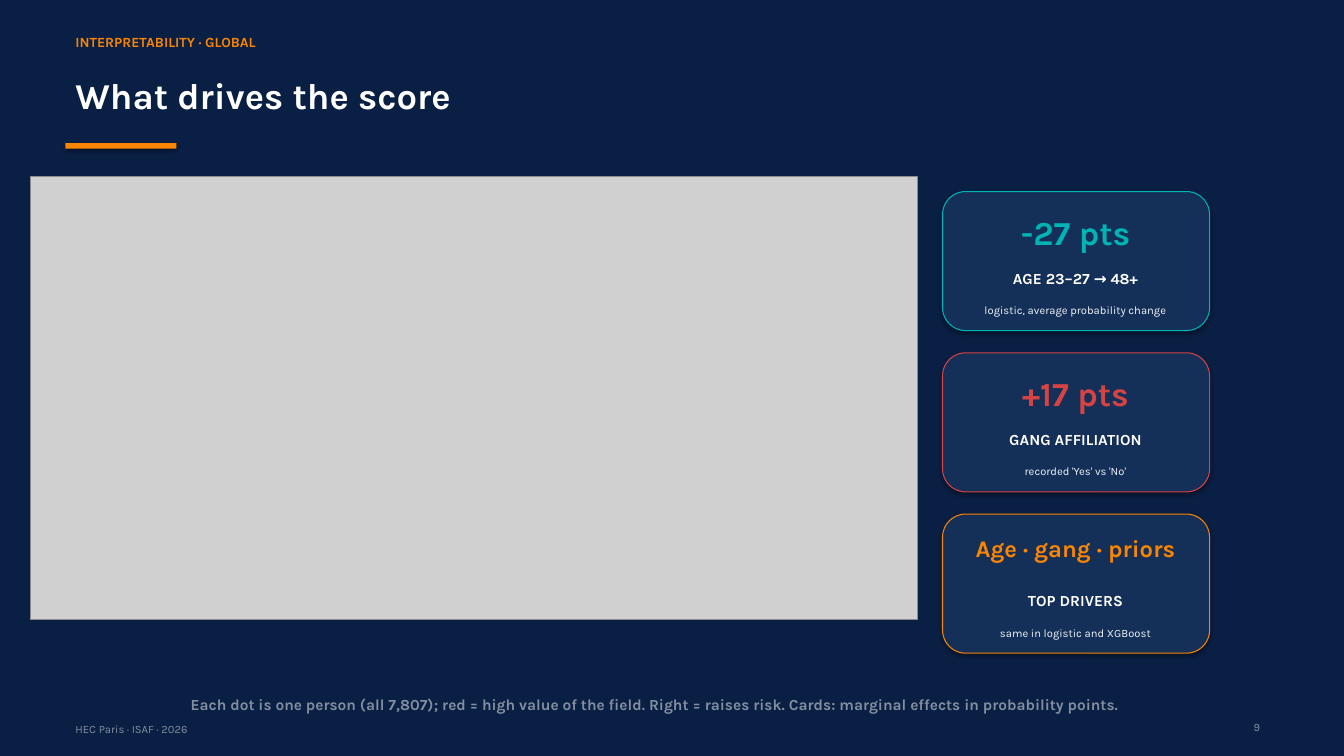
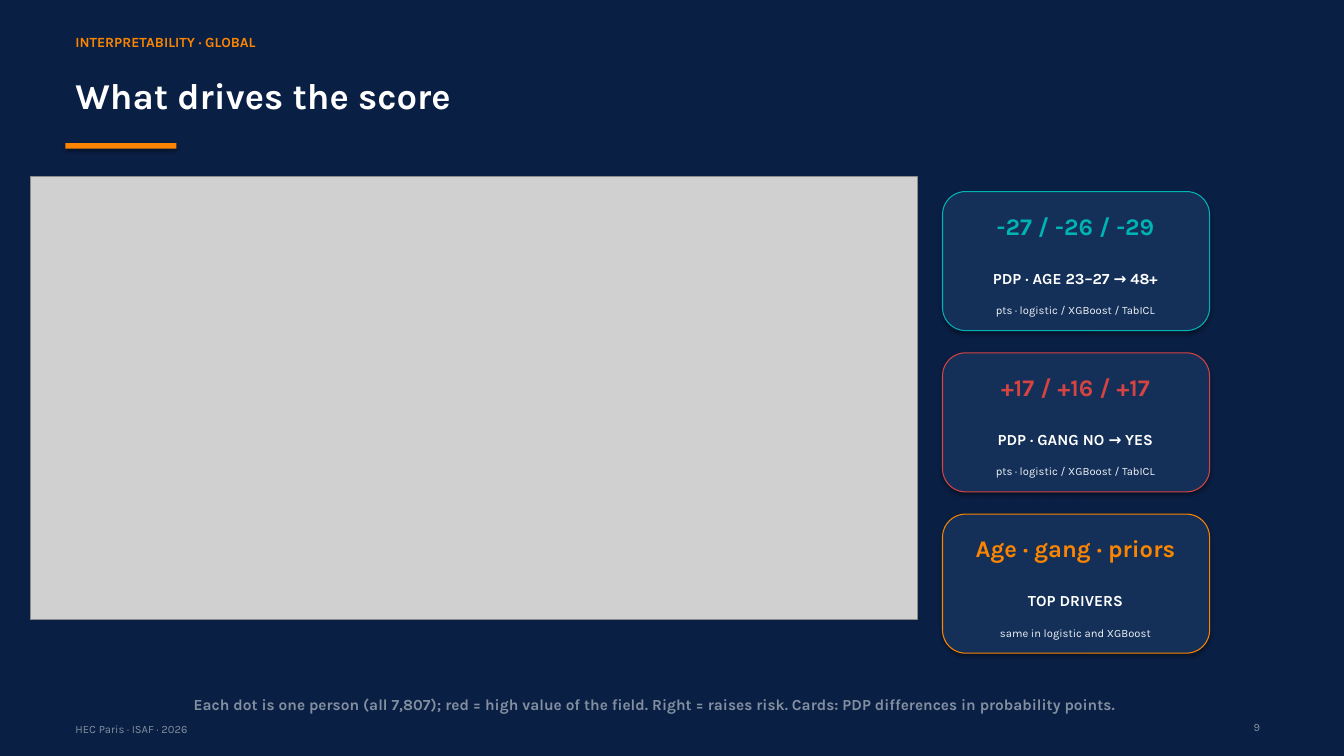
Before and after one commit to RyanBalech/recidivism-forecasting-analysis, a slide deck: slide 9 of reports/ISAF_Recidivism_Presentation.pptx. Drawn at 1344x756 pixels with LibreOffice and Linux fonts; fonts in the diff are those of the drawing; grey boxes stand for pictures. Boxes give left, top, right and bottom in pixels: in the first picture for what was removed or moved away, otherwise in the second. Text is boxed around its words. In the diff, an @@ line names an element or a change of style, - is before the commit and + after.

```diff
--- a/reports/ISAF_Recidivism_Presentation.pptx
+++ b/reports/ISAF_Recidivism_Presentation.pptx
@@ text at <box>997,219,1154,235</box>: text changed; size 24 to 17 pt @@
--27 pts
+-27 / -26 / -29
@@ text at <box>993,274,1157,284</box>: text changed @@
-AGE 23–27 → 48+
+PDP · AGE 23–27 → 48+
@@ text at <box>996,306,1155,317</box>: text changed @@
-logistic, average probability change
+pts · logistic / XGBoost / TabICL
@@ text at <box>1001,380,1150,397</box>: text changed; size 24 to 17 pt @@
-+17 pts
++17 / +16 / +17
@@ text at <box>998,435,1153,445</box>: text changed @@
-GANG AFFILIATION
+PDP · GANG NO → YES
@@ text at <box>996,467,1155,478</box>: text changed @@
-recorded 'Yes' vs 'No'
+pts · logistic / XGBoost / TabICL
@@ text at <box>194,698,1115,714</box>: text changed @@
-Each dot is one person (all 7,807); red = high value of the field. Right = raises risk. Cards: marginal effects in probability points.
+Each dot is one person (all 7,807); red = high value of the field. Right = raises risk. Cards: PDP differences in probability points.
```
Also in this commit, not shown: 1 other slide changed, 3 slides added, 11 other files.
